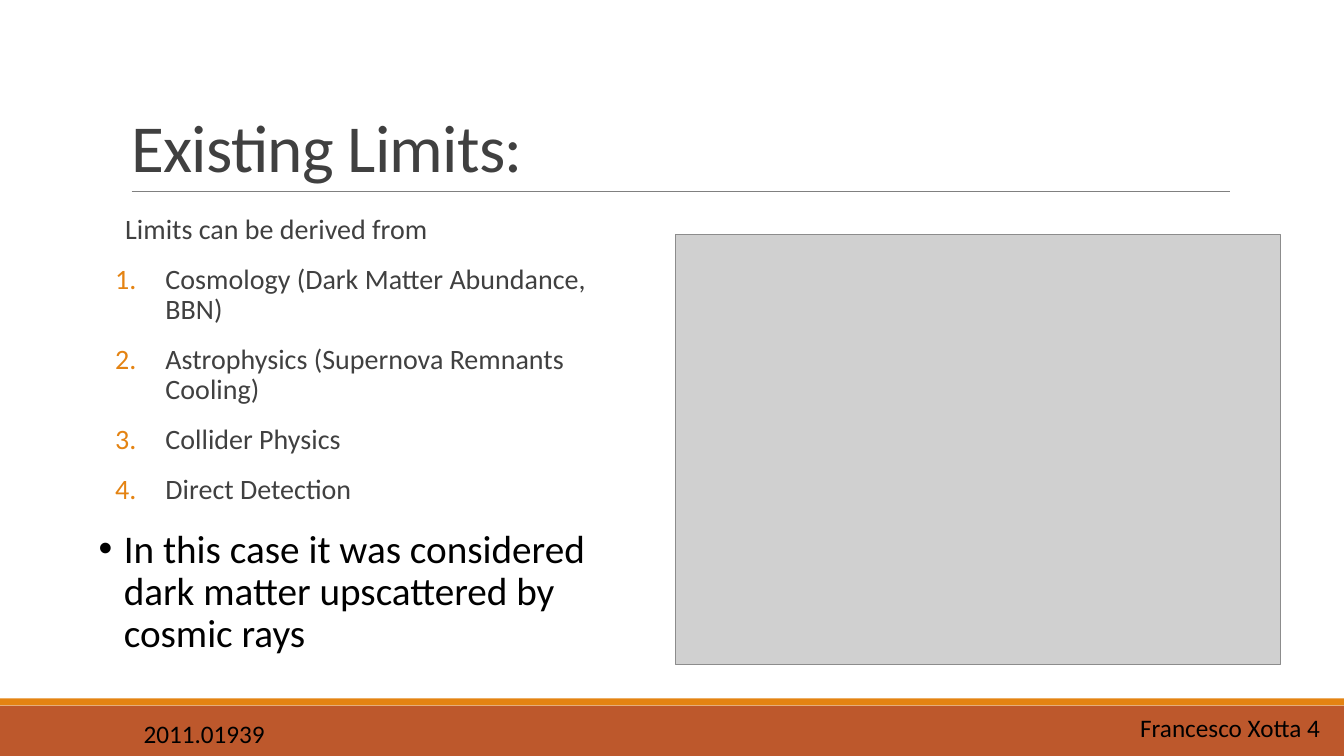
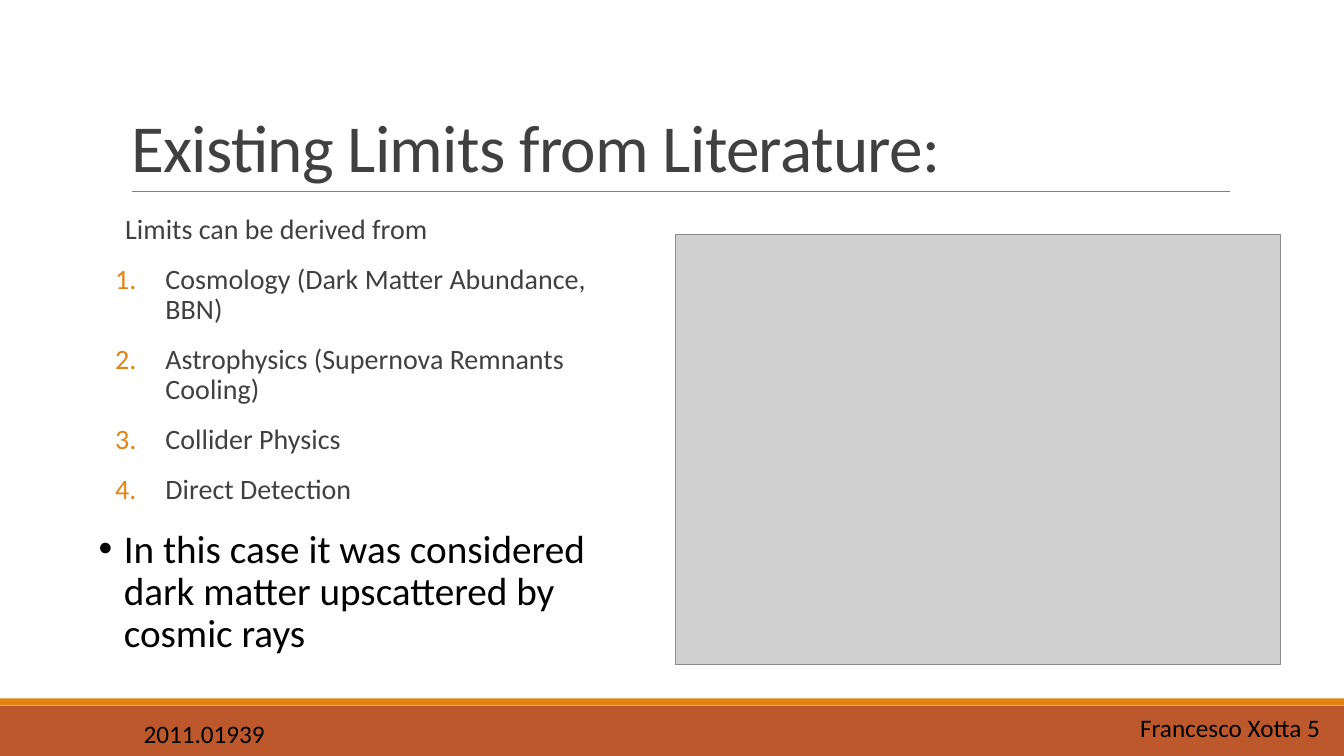
Before and after one commit to X0774/SimulationofGCE, a slide deck: slide 5 of Presentation.pptm (slide 4 before the commit). Drawn at 1344x756 pixels with LibreOffice and Linux fonts; fonts in the diff are those of the drawing; grey boxes stand for pictures. Boxes give left, top, right and bottom in pixels: in the first picture for what was removed or moved away, otherwise in the second. Text is boxed around its words. In the diff, an @@ line names an element or a change of style, - is before the commit and + after.

```diff
--- a/Presentation.pptm
+++ b/Presentation.pptm
@@ title at box(131, 125, 940, 184): text changed @@
-Existing Limits:
+Existing Limits from Literature:
@@ text at box(1140, 721, 1320, 737): text changed @@
-Francesco Xotta 4
+Francesco Xotta 5
```
Also in this commit, not shown: 6 other slides changed, 6 slides added, 2 slides removed.
